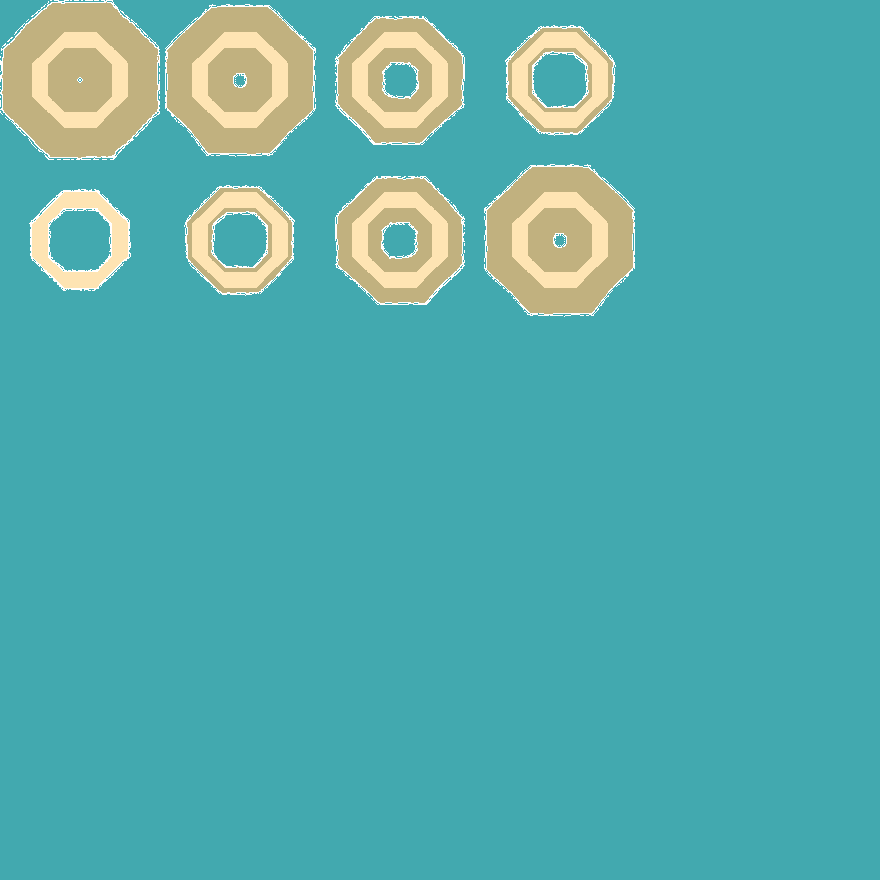
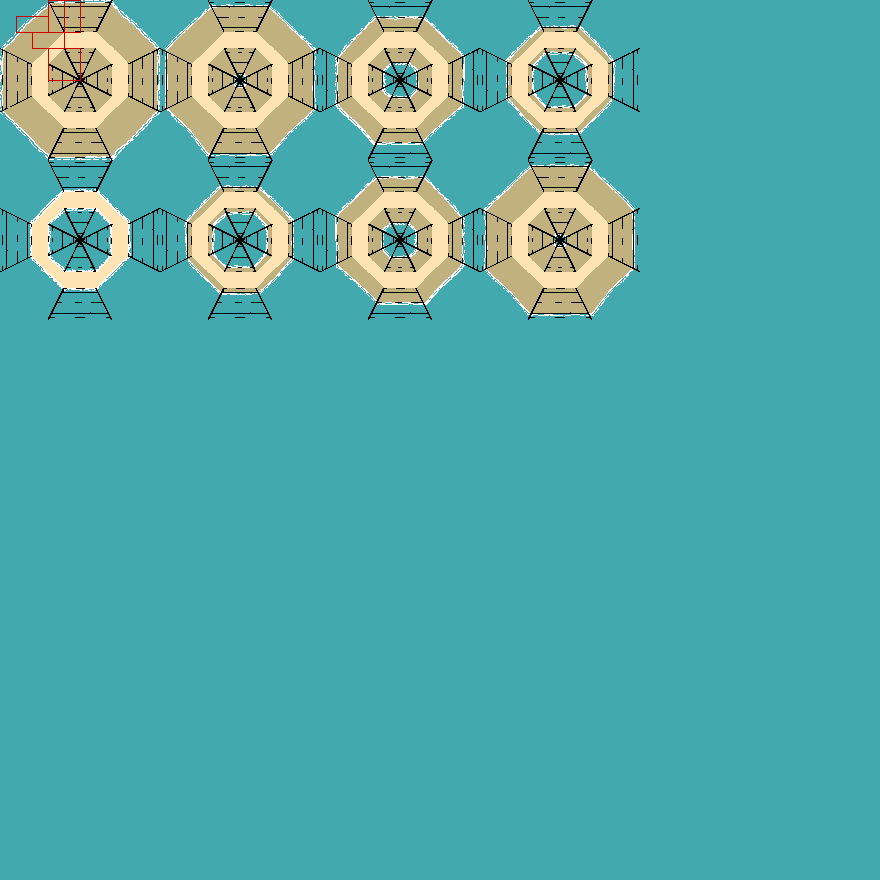
Two versions of the same layered image (880 x 880). Layer-by-layer changes:
added layer "Layer 4" above "guides" over left=0, top=0, right=113, bottom=112
showed "guides", painted on it over left=0, top=0, right=640, bottom=320
painted on "Layer 1" over left=0, top=0, right=640, bottom=320
